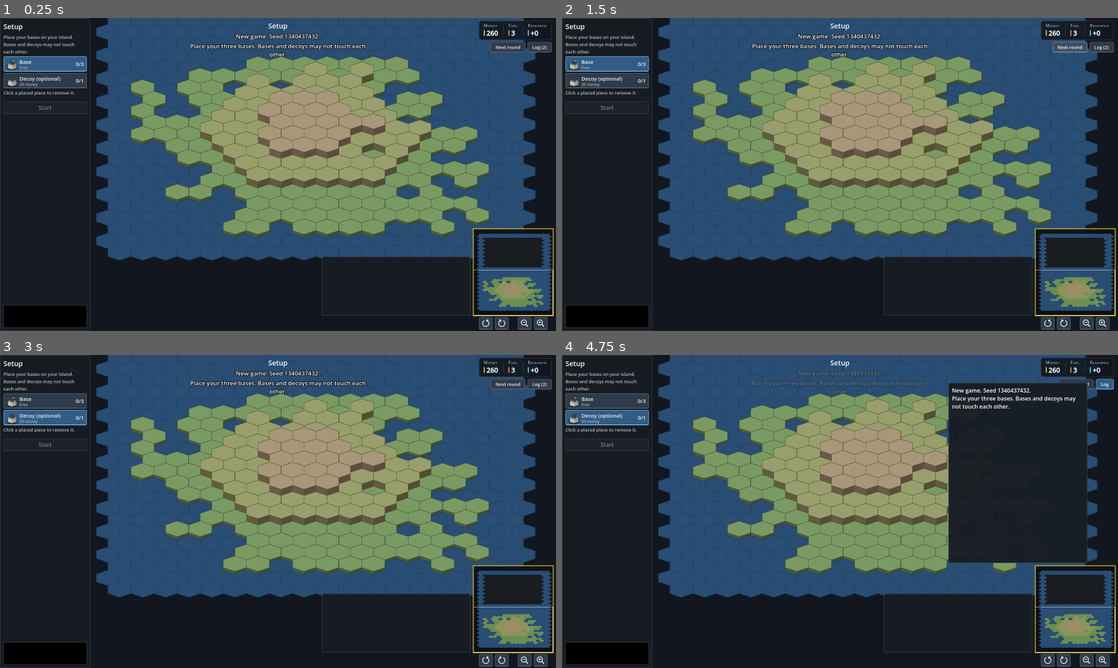
Above: before the commit, frames 1-4 (two rows, left to right).
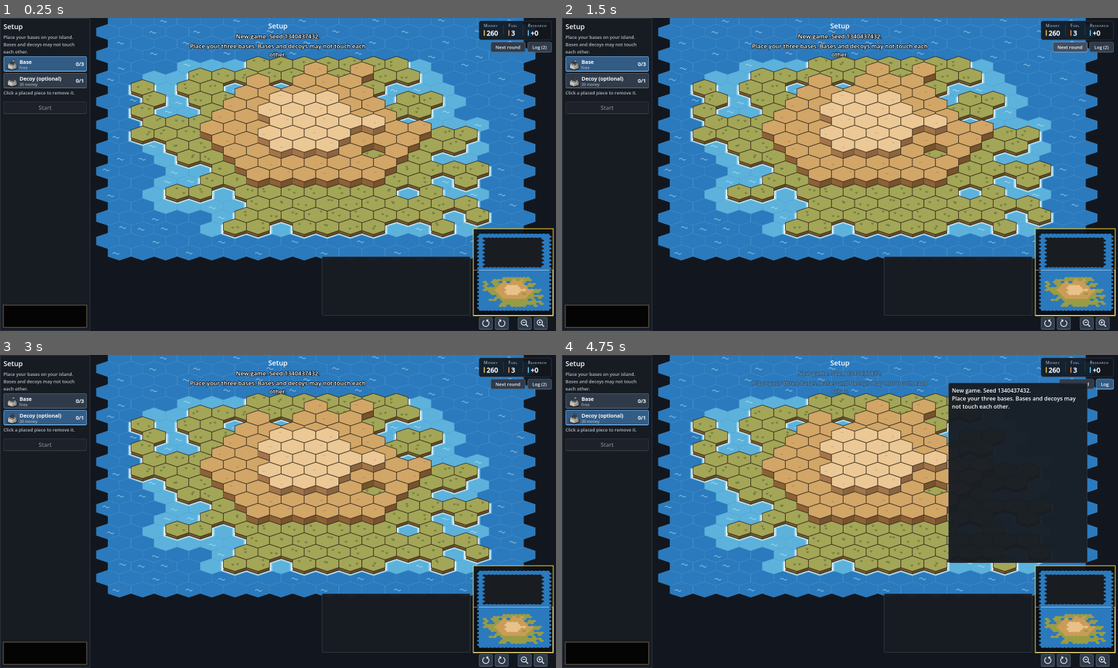
Above: after the commit, the same moments.

Repository: abeuscher/archipelago-game
Game: Godot game, scene res://game/main.tscn
Two runs of this game, one before a commit and one after it. Both use one fixed random seed, a clock stepped at 60 frames per second and the inputs below.
Inputs (mouse positions are in pixels of both pictures, inside the frame that each line leads up to):
- Up to frame 1 (0.25 s): no input
- Up to frame 2 (1.5 s): click "Next round" at 0.5 s; click "Next round" at 1.25 s
- Up to frame 3 (3 s): click (44, 401) at 2.02 s; click (44, 417) at 2.77 s
- Up to frame 4 (4.75 s): click "Log (2)" at 3.5 s; click "Next round" at 4.25 s

The runs differ from the first frame. In frame 1, 57% of the frame differs, in the area x 0-100%, y 0-99%; in frame 2, 57%; in frame 3, 57%; in frame 4, 44%.

Commit message:
Map and panel style after the painted reference: bright sea with shallows and waves, surf, inked land levels with grass, amber timer
Co-Authored-By: Claude Opus 5.5 <noreply@anthropic.com>

Diff:
--- a/game/board_view.gd
+++ b/game/board_view.gd
@@ -5,6 +5,7 @@
 
 const Iso = preload("res://game/iso.gd")
 const Pieces = preload("res://game/pieces.gd")
+const Palette = preload("res://game/palette.gd")
 
 ## One tile per hex:
 ## {"known": bool, "land": bool, "level": int, "stale": bool,
@@ -24,10 +25,12 @@
 var _has_fog: bool = false
 var _edge: Dictionary = {}        ## hexes on the border of the space
 
-const SEA := Color(0.16, 0.30, 0.45)
-const SEA_EDGE := Color(0.12, 0.24, 0.37)
-const LAND_TOP := [Color(0.42, 0.56, 0.32), Color(0.55, 0.58, 0.36), Color(0.62, 0.55, 0.42)]
-const WALL := [Color(0.30, 0.36, 0.22), Color(0.38, 0.36, 0.24), Color(0.42, 0.35, 0.27)]
+const SEA := Palette.SEA
+const LAND_TOP := Palette.LAND_TOP
+const WALL := Palette.WALL
+## Surf around known land: the hex footprint at sea level, scaled up, drawn
+## under the land so it shows only where the land meets the sea.
+const SURF_SCALE := [[1.24, Palette.SURF_OUTER], [1.13, Palette.SURF]]
 ## Fog: near-black, feathered over its edges, with faint blotches that stay
 ## put (so panning is visible) and a few slow drifting wisps and swirls.
 const FOG := Color(0.045, 0.05, 0.065)
@@ -117,35 +120,46 @@
 			if not rings_at.has(h):
 				rings_at[h] = []
 			rings_at[h].append(ring["color"])
+	# Pass 1: everything flat at sea level (sea and fog), so it can never
+	# hide land. Pass 2: surf around the land. Pass 3: land, back to front,
+	# with the buildings on it.
 	for i in _order:
 		var t: Dictionary = tiles[i]
-		var lvl := _lvl(t)
-		var land := _land(t)
-		var top := iso.top_polygon(i, lvl, land)
+		if _land(t):
+			continue
+		var top := iso.top_polygon(i, 0, false)
 		if not t.get("known", false):
 			_draw_fog(i, top)
-		elif not land:
-			draw_colored_polygon(top, SEA)
-			draw_polyline(_closed(top), SEA_EDGE, 1.0)
 		else:
-			_draw_walls(i, top, lvl)
-			draw_colored_polygon(top, LAND_TOP[clampi(lvl, 0, 2)])
-			draw_polyline(_closed(top), WALL[clampi(lvl, 0, 2)].darkened(0.2), 1.0)
+			draw_colored_polygon(top, Palette.SEA_SHALLOW if _near_land(i) else SEA)
+			draw_polyline(_closed(top), Palette.SEA_LINE, 1.0)
+			Palette.draw_wave(self, iso.top_center(i, 0, false), Palette.hash_i(i))
 			if t.get("stale", false):
 				draw_colored_polygon(top, STALE_TINT)
-		if t.get("enemy_seen", false):
-			draw_colored_polygon(top, ENEMY_SEEN_TINT)
-		if placement_ok.has(i):
-			draw_colored_polygon(top, Color(1, 1, 1, 0.10))
-		var c := iso.top_center(i, lvl, land)
-		_draw_outlines(i, c, top, rings_at.get(i, []))
-		var b = t.get("building")
-		if b != null:
-			Pieces.draw_piece(self, font, c, b, iso.rotation_step)
-			if show_hits and String(b["type"]) in ["suspected_base", "decoy"] and float(b["hits"]) > 0.0:
-				_draw_yard_number(font, c, b)
-		elif String(t.get("destroyed", "")) != "":
-			Pieces.draw_rubble(self, c, String(t["destroyed"]), iso.rotation_step)
+		_draw_tile_extras(i, t, top, rings_at, font)
+	for i in _order:
+		if not _land(tiles[i]):
+			continue
+		var c0 := iso.top_center(i, 0, false)
+		var foot := iso.top_polygon(i, 0, false)
+		for layer in SURF_SCALE:
+			var poly := PackedVector2Array()
+			for v in foot:
+				poly.append(c0 + (v - c0) * float(layer[0]))
+			draw_colored_polygon(poly, layer[1])
+	for i in _order:
+		var t: Dictionary = tiles[i]
+		if not _land(t):
+			continue
+		var lvl := _lvl(t)
+		var top := iso.top_polygon(i, lvl, true)
+		_draw_walls(i, top, lvl)
+		draw_colored_polygon(top, LAND_TOP[clampi(lvl, 0, 2)])
+		Palette.draw_ground_marks(self, iso.top_center(i, lvl, true), lvl, Palette.hash_i(i))
+		draw_polyline(_closed(top), Palette.INK, 1.3, true)
+		if t.get("stale", false):
+			draw_colored_polygon(top, STALE_TINT)
+		_draw_tile_extras(i, t, top, rings_at, font)
 
 	if _has_fog:
 		_draw_fog_overlay()
@@ -156,6 +170,33 @@
 		draw_arc(mc, 11.0, 0, TAU, 20, col, 2.0)
 		draw_line(mc + Vector2(-15, 0), mc + Vector2(15, 0), col, 2.0)
 		draw_line(mc + Vector2(0, -9), mc + Vector2(0, 9), col, 2.0)
+
+
+## A known sea hex next to known land is drawn as shallow water.
+func _near_land(i: int) -> bool:
+	for n in iso.grid.neighbors(i):
+		if n < tiles.size() and _land(tiles[n]):
+			return true
+	return false
+
+
+## Tints, outlines and the building for one hex, after its ground.
+func _draw_tile_extras(i: int, t: Dictionary, top: PackedVector2Array, rings_at: Dictionary, font: Font) -> void:
+	var lvl := _lvl(t)
+	var land := _land(t)
+	if t.get("enemy_seen", false):
+		draw_colored_polygon(top, ENEMY_SEEN_TINT)
+	if placement_ok.has(i):
+		draw_colored_polygon(top, Color(1, 1, 1, 0.10))
+	var c := iso.top_center(i, lvl, land)
+	_draw_outlines(i, c, top, rings_at.get(i, []))
+	var b = t.get("building")
+	if b != null:
+		Pieces.draw_piece(self, font, c, b, iso.rotation_step)
+		if show_hits and String(b["type"]) in ["suspected_base", "decoy"] and float(b["hits"]) > 0.0:
+			_draw_yard_number(font, c, b)
+	elif String(t.get("destroyed", "")) != "":
+		Pieces.draw_rubble(self, c, String(t["destroyed"]), iso.rotation_step)
 
 
 ## Range rings, hit outline, hover and selection for one hex, in that
@@ -193,6 +234,8 @@
 		if (b - a).x * (b - a).y < 0.0:
 			shade = shade.darkened(0.15)
 		draw_colored_polygon(wall, shade)
+		draw_line(a + Vector2(0, drop), b + Vector2(0, drop), Palette.INK, 1.3, true)
+		draw_line(a, a + Vector2(0, drop), Color(Palette.INK, 0.5), 1.0, true)
 
 
 ## Fog has a fixed speckle pattern in board space, so it visibly moves when
--- a/game/minimap.gd
+++ b/game/minimap.gd
@@ -5,13 +5,14 @@
 extends Control
 
 const Iso = preload("res://game/iso.gd")
+const Palette = preload("res://game/palette.gd")
 
 signal view_requested(world_pos: Vector2)
 
 const BG := Color(0.05, 0.06, 0.08, 0.92)
 const UNKNOWN := Color(0.10, 0.11, 0.13)
-const SEA := Color(0.16, 0.30, 0.45)
-const LAND := [Color(0.42, 0.56, 0.32), Color(0.55, 0.58, 0.36), Color(0.62, 0.55, 0.42)]
+const SEA := Palette.SEA
+const LAND := Palette.LAND_TOP
 const BASE_MARK := Color(0.96, 0.96, 0.96)
 const BUILDING_MARK := Color(0.92, 0.32, 0.30)
 const BORDER := Color(1.0, 0.85, 0.2)
--- a/game/ocean_view.gd
+++ b/game/ocean_view.gd
@@ -6,9 +6,7 @@
 extends Node2D
 
 const Iso = preload("res://game/iso.gd")
-
-const SEA := Color(0.16, 0.30, 0.45)
-const SEA_EDGE := Color(0.12, 0.24, 0.37)
+const Palette = preload("res://game/palette.gd")
 const MARGIN_HEXES := 2       ## open sea beyond the outermost island hex
 
 var cells: Array = []         ## screen centres of the sea hexes
@@ -57,7 +55,8 @@
 func _draw() -> void:
 	for c in cells:
 		var poly := Iso.hex_at(c)
-		draw_colored_polygon(poly, SEA)
+		draw_colored_polygon(poly, Palette.SEA)
 		var closed := poly.duplicate()
 		closed.append(poly[0])
-		draw_polyline(closed, SEA_EDGE, 1.0)
+		draw_polyline(closed, Palette.SEA_LINE, 1.0)
+		Palette.draw_wave(self, c, Palette.hash_v(c))
--- /dev/null
+++ b/game/palette.gd
@@ -0,0 +1,56 @@
+## Map colours and the small painted details shared by the boards, the sea
+## around them and the minimap: bright sea with lighter shallows and wave
+## marks, white surf on the coast, olive lowland, tan hills and pale sand on
+## the top level, all with dark ink outlines. Presentation only.
+extends RefCounted
+
+const SEA := Color(0.17, 0.48, 0.74)
+const SEA_SHALLOW := Color(0.36, 0.70, 0.86)
+const SEA_LINE := Color(0.30, 0.60, 0.84, 0.55)
+const WAVE := Color(0.88, 0.96, 1.0, 0.55)
+const SURF := Color(0.93, 0.98, 1.0, 0.95)
+const SURF_OUTER := Color(0.62, 0.86, 0.96, 0.75)
+const LAND_TOP := [Color(0.60, 0.61, 0.27), Color(0.80, 0.61, 0.34), Color(0.91, 0.76, 0.54)]
+const WALL := [Color(0.45, 0.36, 0.18), Color(0.55, 0.38, 0.21), Color(0.64, 0.46, 0.29)]
+const INK := Color(0.17, 0.12, 0.07, 0.9)
+const GRASS := Color(0.36, 0.42, 0.15)
+const SPECK := [Color(0.0, 0.0, 0.0, 0.0), Color(0.62, 0.43, 0.22, 0.8), Color(0.74, 0.58, 0.38, 0.8)]
+
+
+static func hash_i(i: int) -> int:
+	return ((i + 1) * 2654435761) & 0x7FFFFFFF
+
+
+static func next_h(h: int) -> int:
+	return (h * 1103515245 + 12345) & 0x7FFFFFFF
+
+
+## Hash for a lattice hex given by its screen centre, so marks stay put.
+static func hash_v(c: Vector2) -> int:
+	return hash_i(roundi(c.x) * 7919 + roundi(c.y) * 104729)
+
+
+## A small "~" wave mark on about one sea hex in three.
+static func draw_wave(ci: CanvasItem, c: Vector2, h: int) -> void:
+	if h % 3 != 0:
+		return
+	var h2 := next_h(h)
+	var o := c + Vector2(float(h2 % 17) - 8.0, float((h2 / 17) % 9) - 4.0)
+	var pts := PackedVector2Array()
+	for k in 9:
+		var t := float(k) / 8.0
+		pts.append(o + Vector2((t - 0.5) * 14.0, -sin(t * TAU) * 2.0))
+	ci.draw_polyline(pts, WAVE, 1.4, true)
+
+
+## A couple of grass tufts on lowland, or a few specks on higher ground.
+static func draw_ground_marks(ci: CanvasItem, c: Vector2, level: int, h: int) -> void:
+	var n := 2 if level == 0 else 1
+	for k in n:
+		h = next_h(h)
+		var o := c + Vector2(float(h % 31) - 15.0, float((h / 31) % 13) - 6.0)
+		if level == 0:
+			for dx in [-3.0, 0.0, 3.0]:
+				ci.draw_line(o, o + Vector2(dx * 0.9, -4.0 - absf(dx) * -0.3), GRASS, 1.2, true)
+		elif h % 2 == 0:
+			ci.draw_line(o, o + Vector2(4, 0), SPECK[clampi(level, 0, 2)], 1.4, true)
--- a/game/seven_seg.gd
+++ b/game/seven_seg.gd
@@ -1,10 +1,12 @@
-## The phase timer (section 14): a seven-segment readout like a digital
-## watch or an old scoreboard counter. When the clock is not running it is
+## The phase timer (section 14): an amber seven-segment readout with a soft
+## glow, like an old scoreboard counter. When the clock is not running it is
 ## a plain black box.
 extends Control
 
-const LIT := Color(1.0, 0.22, 0.12)
-const UNLIT := Color(0.09, 0.025, 0.02)
+const LIT := Color(1.0, 0.66, 0.18)
+const UNLIT := Color(0.12, 0.075, 0.03)
+const GLOW := Color(1.0, 0.55, 0.1, 0.30)
+const BEZEL := Color(0.30, 0.27, 0.22)
 const URGENT_SECONDS := 10
 
 ## Segments a..g: top, top-right, bottom-right, bottom, bottom-left,
@@ -44,8 +46,9 @@
 
 
 func _draw() -> void:
-	draw_rect(Rect2(Vector2.ZERO, size), Color(0, 0, 0))
-	draw_rect(Rect2(Vector2.ZERO, size), Color(0.18, 0.18, 0.2), false, 2.0)
+	draw_rect(Rect2(Vector2.ZERO, size), Color(0.02, 0.018, 0.015))
+	draw_rect(Rect2(Vector2.ZERO, size), BEZEL, false, 3.0)
+	draw_rect(Rect2(Vector2(3, 3), size - Vector2(6, 6)), Color(0, 0, 0, 0.6), false, 1.0)
 	if not running:
 		return
 	var txt := text_for(seconds)
@@ -85,12 +88,17 @@
 	}
 	for k in segs:
 		var s: Array = segs[k]
+		if on.contains(k):
+			_segment(s[0], s[1], t, Color(GLOW, GLOW.a * lit.a), 2.2)
+	for k in segs:
+		var s: Array = segs[k]
 		_segment(s[0], s[1], t, lit if on.contains(k) else UNLIT)
 
 
-## A segment with pointed ends, from p to q, thickness t.
-func _segment(p: Vector2, q: Vector2, t: float, col: Color) -> void:
+## A segment with pointed ends, from p to q, thickness t (times `wide`
+## across, for the glow behind a lit segment).
+func _segment(p: Vector2, q: Vector2, t: float, col: Color, wide: float = 1.0) -> void:
 	var d := (q - p).normalized()
-	var n := Vector2(-d.y, d.x) * t / 2.0
+	var n := Vector2(-d.y, d.x) * t * wide / 2.0
 	var e := d * t / 2.0
 	draw_colored_polygon(PackedVector2Array([p, p + e + n, q - e + n, q, q - e - n, p + e - n]), col)
--- a/game/tool_button.gd
+++ b/game/tool_button.gd
@@ -29,8 +29,20 @@
 			draw_rect(Rect2(6, 4, 36, size.y - 8), Color(0.1, 0.11, 0.13, 0.6))
 		x = 46.0
 	var y := size.y / 2.0 + (1.0 if note == "" else -5.0)
-	draw_string(font, Vector2(x, y + 5), title, HORIZONTAL_ALIGNMENT_LEFT, size.x - x - 60, 15, col)
+	draw_string(_bold(), Vector2(x, y + 5), title, HORIZONTAL_ALIGNMENT_LEFT, size.x - x - 60, 15, col)
 	if note != "":
 		draw_string(font, Vector2(x, y + 20), note, HORIZONTAL_ALIGNMENT_LEFT, size.x - x - 10, 11, Color(0.7, 0.72, 0.75))
 	if detail != "":
-		draw_string(font, Vector2(size.x - 64, size.y / 2.0 + 6), detail, HORIZONTAL_ALIGNMENT_RIGHT, 56, 15, col)
+		draw_string(_bold(), Vector2(size.x - 64, size.y / 2.0 + 6), detail, HORIZONTAL_ALIGNMENT_RIGHT, 56, 15, col)
+
+
+static var _bold_font: Font
+
+
+static func _bold() -> Font:
+	if _bold_font == null:
+		var f := FontVariation.new()
+		f.base_font = ThemeDB.fallback_font
+		f.variation_embolden = 0.6
+		_bold_font = f
+	return _bold_font
